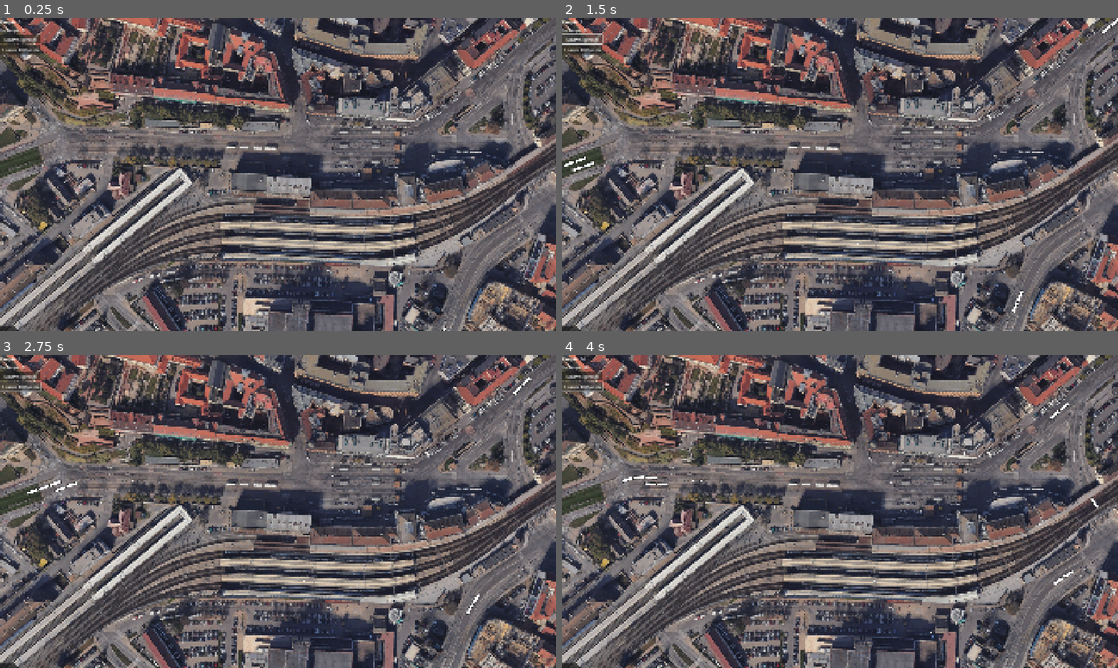
Above: before the commit, frames 1-4 (two rows, left to right).
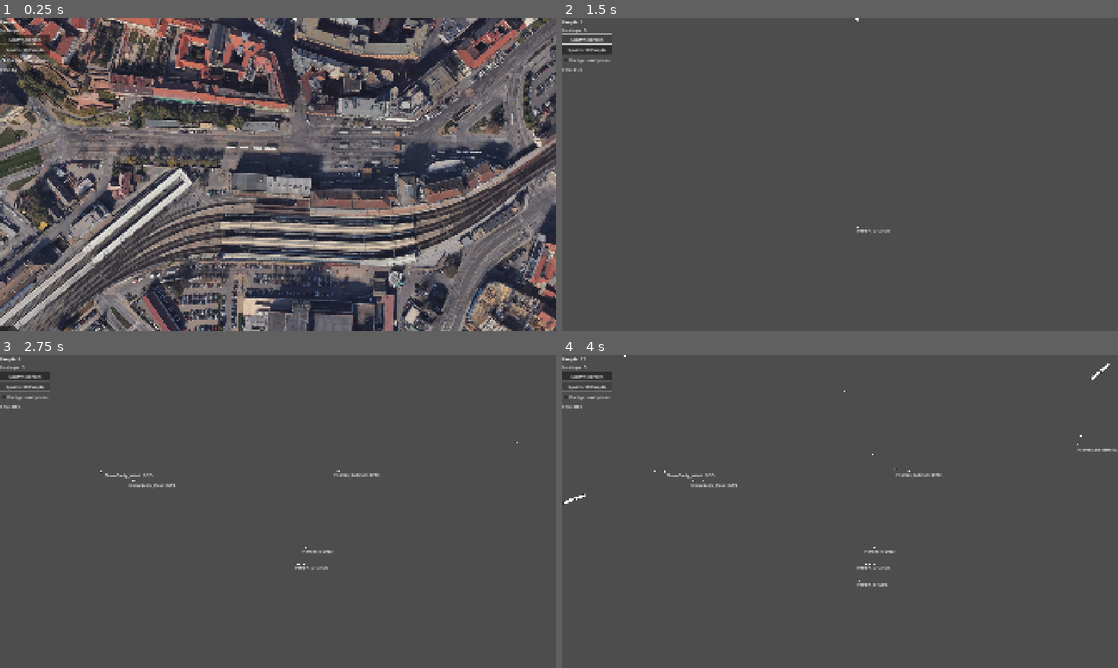
Above: after the commit, the same moments.

Repository: VojtaStruhar/hlavas
Game: Godot game, scene res://Scenes/main.tscn
Same seed, same stepped clock (60 frames per second), same inputs: the game is played once before the commit and once after it.
Inputs (mouse positions are in pixels of both pictures, inside the frame that each line leads up to):
- Up to frame 1 (0.25 s): no input
- Up to frame 2 (1.5 s): click (584, 58) at 0.5 s, where only the run after the commit has a clickable "Background photo"; click "Spawn person" at 1.25 s
- Up to frame 3 (2.75 s): click "Spawn 10 People" at 2 s
- Up to frame 4 (4 s): click "Spawn person" at 2.75 s; click "Spawn 10 People" at 3.5 s

The runs differ from the first frame. In frame 1, 0.3% of the frame differs, in the area x 0-81%, y 0-100%; in frame 2, 75%; in frame 3, 75%; in frame 4, 76%, in the area x 0-100%, y 0-100%.

Commit message:
Fixed trains taking people away

Diff:
--- a/Scenes/brnak.tscn
+++ b/Scenes/brnak.tscn
@@ -12,7 +12,6 @@
 [node name="NavigationAgent2D" type="NavigationAgent2D" parent="."]
 path_desired_distance = 15.0
 navigation_layers = 3
-avoidance_enabled = true
 radius = 8.0
 neighbor_distance = 20.0
 max_neighbors = 6
--- a/Scenes/main.tscn
+++ b/Scenes/main.tscn
@@ -15,32 +15,35 @@
 
 @onready var people_label: Label = $VBoxContainer/PeopleLabel
 @onready var people_inside_label: Label = $VBoxContainer/PeopleInsideLabel
+@onready var fps_label: Label = $VBoxContainer/FPSLabel
 
 const BRNAK = preload(\"res://Scenes/brnak.tscn\")
-
-var people_count = 0
 
 func _process(delta: float) -> void:
 	people_label.text = \"People: \" + str(Stats.people_outside)
 	people_inside_label.text = \"In shops: \" + str(Stats.people_inside)
+	fps_label.text = \"FPS: \" + str(Engine.get_frames_per_second())
 
 func _on_spawn_person_pressed() -> void:
 	var place = PlacesManager.get_random()
 
 	if place is PointOfInterest:
 		place.people_inside += 1
-		people_count += 1
+		Stats.people_inside += 1
 	elif place is WaitingArea:
 		var b = BRNAK.instantiate()
 		get_tree().current_scene.add_child(b)
 		b.global_position = place.global_position
-		people_count += 1
 	else:
 		push_error(\"FAILED TO SPAWN PERSON AT: \" + str(place))
 
 func _on_spawn_10_people_pressed() -> void:
 	for i in range(10):
 		_on_spawn_person_pressed()
+
+
+func _on_background_check_box_toggled(toggled_on: bool) -> void:
+	$\"../UnderlyingPhoto\".visible = toggled_on
 "
 
 [sub_resource type="NavigationPolygon" id="NavigationPolygon_gwhlx"]
@@ -269,6 +272,30 @@
 }
 point_count = 8
 
+[sub_resource type="RectangleShape2D" id="RectangleShape2D_k12tt"]
+size = Vector2(46.4385, 404.077)
+
+[sub_resource type="RectangleShape2D" id="RectangleShape2D_h1bgf"]
+size = Vector2(156.945, 694.099)
+
+[sub_resource type="Curve2D" id="Curve2D_6iyac"]
+_data = {
+"points": PackedVector2Array(0, 0, 0, 0, 2249, 200, 49.7794, -29.282, -49.7794, 29.282, 1712, 581, 57.0999, -12.4449, -57.0999, 12.4449, 1545, 657, 37.2727, -0.909091, -37.2727, 0.909091, 1344, 694, 90.4545, 2.27273, -90.4545, -2.27273, 807, 680, 50.9091, -19.0909, -50.9091, 19.0909, 621, 712, 33.6364, -23.1818, -33.6364, 23.1818, 461, 799, 0, 0, 0, 0, -150, 1271)
+}
+point_count = 8
+
+[sub_resource type="Curve2D" id="Curve2D_fdnlq"]
+_data = {
+"points": PackedVector2Array(0, 0, 0, 0, -94, 1262, -35.75, 24.2, 35.75, -24.2, 377, 897, -45.1, 24.2, 45.1, -24.2, 517, 807, -56.1, 12.1, 56.1, -12.1, 698, 745, -52.25, -1.65, 52.25, 1.65, 840, 733, -36.3, -1.65, 36.3, 1.65, 1284, 754, -56.65, 17.05, 56.65, -17.05, 1451, 728, -37.95, 19.8, 37.95, -19.8, 1614, 666, -26.95, 18.15, 26.95, -18.15, 1722, 605, -31.9, 24.75, 31.9, -24.75, 1820, 535, -63.8, 35.2, 63.8, -35.2, 2077, 366, 0, 0, 0, 0, 2250, 288)
+}
+point_count = 12
+
+[sub_resource type="Curve2D" id="Curve2D_jkdf5"]
+_data = {
+"points": PackedVector2Array(182.945, -72.8775, -182.945, 72.8775, 2357, 178, 59.7295, -43.9519, -59.7295, 43.9519, 2038.47, 351.978, 49.7794, -29.282, -49.7794, 29.282, 1712, 581, 57.0999, -12.4449, -57.0999, 12.4449, 1542, 664, 37.2727, -0.909091, -37.2727, 0.909091, 1344, 698, 90.8302, -5.61608, -90.8302, 5.61608, 814, 677, 50.9091, -19.0909, -50.9091, 19.0909, 594, 733, 33.6364, -23.1818, -33.6364, 23.1818, 417, 829, 0, 0, 0, 0, -15, 1176)
+}
+point_count = 9
+
 [node name="Main" type="Node2D"]
 
 [node name="CanvasLayer" type="CanvasLayer" parent="."]
@@ -291,6 +318,14 @@
 [node name="Spawn10People" type="Button" parent="CanvasLayer/VBoxContainer"]
 layout_mode = 2
 text = "Spawn 10 People"
+
+[node name="BackgroundCheckBox" type="CheckBox" parent="CanvasLayer/VBoxContainer"]
+layout_mode = 2
+button_pressed = true
+text = "Background photo"
+
+[node name="FPSLabel" type="Label" parent="CanvasLayer/VBoxContainer"]
+layout_mode = 2
 
 [node name="UnderlyingPhoto" type="Node2D" parent="."]
 metadata/_edit_group_ = true
@@ -996,7 +1031,7 @@
 
 [node name="Peron_1" parent="." instance=ExtResource("6_6bp64")]
 position = Vector2(1043, 663)
-release_time = 30.0
+capacity = 80
 
 [node name="CollisionShape2D" type="CollisionShape2D" parent="Peron_1"]
 rotation = 0.0501757
@@ -1004,7 +1039,8 @@
 
 [node name="Peron_2" parent="." instance=ExtResource("6_6bp64")]
 position = Vector2(1018, 720)
-release_time = 30.0
+release_time = 20.0
+capacity = 100
 
 [node name="CollisionShape2D" type="CollisionShape2D" parent="Peron_2"]
 rotation = 0.0501757
@@ -1012,7 +1048,8 @@
 
 [node name="Peron_3" parent="." instance=ExtResource("6_6bp64")]
 position = Vector2(1017, 778)
-release_time = 30.0
+release_time = 20.0
+capacity = 50
 
 [node name="CollisionShape2D" type="CollisionShape2D" parent="Peron_3"]
 rotation = 0.0501757
@@ -1020,7 +1057,9 @@
 
 [node name="Peron_5" parent="." instance=ExtResource("6_6bp64")]
 position = Vector2(452, 665)
-release_time = 30.0
+weight = 5
+release_time = 10.0
+capacity = 10
 
 [node name="CollisionShape2D" type="CollisionShape2D" parent="Peron_5"]
 position = Vector2(2, 2)
@@ -1029,7 +1068,9 @@
 
 [node name="Peron_6" parent="." instance=ExtResource("6_6bp64")]
 position = Vector2(490, 698)
-release_time = 30.0
+weight = 5
+release_time = 10.0
+capacity = 10
 
 [node name="CollisionShape2D" type="CollisionShape2D" parent="Peron_6"]
 rotation = -0.706387
@@ -1037,6 +1078,7 @@
 
 [node name="Park" parent="." instance=ExtResource("6_6bp64")]
 position = Vector2(363, 92)
+release_time = 10.0
 capacity = 20
 
 [node name="CollisionShape2D" type="CollisionShape2D" parent="Park"]
@@ -1170,7 +1212,7 @@
 [node name="T1" parent="T1_Hybesova-Malinak" instance=ExtResource("7_344ge")]
 position = Vector2(-89, 543)
 rotation = -0.346992
-wait_seconds = 7
+wait_seconds = 5
 MAX_SPEED = 10
 
 [node name="Wagon" parent="T1_Hybesova-Malinak" node_paths=PackedStringArray("locomotive") instance=ExtResource("8_ynf5e")]
@@ -1236,5 +1278,239 @@
 wait_seconds = 15
 initial_people = 10
 
+[node name="SlowDown2" parent="." instance=ExtResource("7_6bp64")]
+visible = false
+slow_speed = 3.0
+
+[node name="NastupisteBokem" type="CollisionShape2D" parent="SlowDown2"]
+position = Vector2(467.739, 692.858)
+rotation = 0.858698
+shape = SubResource("RectangleShape2D_k12tt")
+
+[node name="HLN" type="CollisionShape2D" parent="SlowDown2"]
+position = Vector2(1042.5, 750)
+rotation = 1.60124
+shape = SubResource("RectangleShape2D_h1bgf")
+
+[node name="Station_Nadr1" type="Node2D" parent="." node_paths=PackedStringArray("waiting_area")]
+position = Vector2(886, 681)
+script = ExtResource("8_344ge")
+waiting_area = NodePath("../Peron_1")
+get_in_ratio = 0.9
+get_out_ratio = 0.9
+
+[node name="TrainChecker" type="Area2D" parent="Station_Nadr1"]
+collision_layer = 0
+collision_mask = 4
+
+[node name="CollisionShape2D" type="CollisionShape2D" parent="Station_Nadr1/TrainChecker"]
+shape = SubResource("RectangleShape2D_hptm8")
+
+[node name="ExitDoor" parent="Station_Nadr1" instance=ExtResource("5_kry3j")]
+position = Vector2(4, -22)
+
+[node name="ExitDoor2" parent="Station_Nadr1" instance=ExtResource("5_kry3j")]
+position = Vector2(32, -20)
+
+[node name="ExitDoor3" parent="Station_Nadr1" instance=ExtResource("5_kry3j")]
+position = Vector2(68, -19)
+
+[node name="ExitDoor4" parent="Station_Nadr1" instance=ExtResource("5_kry3j")]
+position = Vector2(83, -18)
+
+[node name="ExitDoor5" parent="Station_Nadr1" instance=ExtResource("5_kry3j")]
+position = Vector2(114, -16)
+
+[node name="ExitDoor6" parent="Station_Nadr1" instance=ExtResource("5_kry3j")]
+position = Vector2(139, -14)
+
+[node name="ExitDoor7" parent="Station_Nadr1" instance=ExtResource("5_kry3j")]
+position = Vector2(179, -12)
+
+[node name="ExitDoor8" parent="Station_Nadr1" instance=ExtResource("5_kry3j")]
+position = Vector2(209, -12)
+
+[node name="ExitDoor9" parent="Station_Nadr1" instance=ExtResource("5_kry3j")]
+position = Vector2(244, -11)
+
+[node name="ExitDoor10" parent="Station_Nadr1" instance=ExtResource("5_kry3j")]
+position = Vector2(271, -10)
+
+[node name="Nadr1" type="Path2D" parent="."]
+position = Vector2(1, 0)
+curve = SubResource("Curve2D_6iyac")
+
+[node name="Vlak" parent="Nadr1" instance=ExtResource("7_344ge")]
+position = Vector2(2249, 200)
+rotation = 2.52452
+wait_seconds = 20
+initial_people = 10
+MAX_SPEED = 8
+
+[node name="Wagon" parent="Nadr1" node_paths=PackedStringArray("locomotive") instance=ExtResource("8_ynf5e")]
+position = Vector2(2249, 200)
+rotation = 2.52452
+locomotive = NodePath("../Vlak")
+
+[node name="Wagon2" parent="Nadr1" node_paths=PackedStringArray("locomotive") instance=ExtResource("8_ynf5e")]
+position = Vector2(2249, 200)
+rotation = 2.52452
+locomotive = NodePath("../Vlak")
+
+[node name="Wagon3" parent="Nadr1" node_paths=PackedStringArray("locomotive") instance=ExtResource("8_ynf5e")]
+position = Vector2(2249, 200)
+rotation = 2.52452
+locomotive = NodePath("../Vlak")
+
+[node name="Wagon4" parent="Nadr1" node_paths=PackedStringArray("locomotive") instance=ExtResource("8_ynf5e")]
+position = Vector2(2249, 200)
+rotation = 2.52452
+locomotive = NodePath("../Vlak")
+
+[node name="Station_Nadr2" type="Node2D" parent="." node_paths=PackedStringArray("waiting_area")]
+position = Vector2(1205, 751)
+script = ExtResource("8_344ge")
+waiting_area = NodePath("../Peron_2")
+get_in_ratio = 0.9
+get_out_ratio = 0.9
+
+[node name="TrainChecker" type="Area2D" parent="Station_Nadr2"]
+collision_layer = 0
+collision_mask = 4
+
+[node name="CollisionShape2D" type="CollisionShape2D" parent="Station_Nadr2/TrainChecker"]
+shape = SubResource("RectangleShape2D_hptm8")
+
+[node name="ExitDoor" parent="Station_Nadr2" instance=ExtResource("5_kry3j")]
+position = Vector2(-312, -36)
+
+[node name="ExitDoor2" parent="Station_Nadr2" instance=ExtResource("5_kry3j")]
+position = Vector2(-284, -34)
+
+[node name="ExitDoor3" parent="Station_Nadr2" instance=ExtResource("5_kry3j")]
+position = Vector2(-248, -33)
+
+[node name="ExitDoor4" parent="Station_Nadr2" instance=ExtResource("5_kry3j")]
+position = Vector2(-233, -32)
+
+[node name="ExitDoor5" parent="Station_Nadr2" instance=ExtResource("5_kry3j")]
+position = Vector2(-202, -30)
+
+[node name="ExitDoor6" parent="Station_Nadr2" instance=ExtResource("5_kry3j")]
+position = Vector2(-177, -28)
+
+[node name="ExitDoor7" parent="Station_Nadr2" instance=ExtResource("5_kry3j")]
+position = Vector2(-137, -26)
+
+[node name="ExitDoor8" parent="Station_Nadr2" instance=ExtResource("5_kry3j")]
+position = Vector2(-107, -26)
+
+[node name="ExitDoor9" parent="Station_Nadr2" instance=ExtResource("5_kry3j")]
+position = Vector2(-72, -25)
+
+[node name="ExitDoor10" parent="Station_Nadr2" instance=ExtResource("5_kry3j")]
+position = Vector2(-45, -24)
+
+[node name="Nadr2" type="Path2D" parent="."]
+curve = SubResource("Curve2D_fdnlq")
+
+[node name="Vlak2" parent="Nadr2" instance=ExtResource("7_344ge")]
+position = Vector2(-94, 1262)
+rotation = -0.659277
+wait_seconds = 25
+initial_people = 10
+MAX_SPEED = 9
+
+[node name="Wagon" parent="Nadr2" node_paths=PackedStringArray("locomotive") instance=ExtResource("8_ynf5e")]
+position = Vector2(-94, 1262)
+rotation = -0.659277
+locomotive = NodePath("../Vlak2")
+
+[node name="Wagon2" parent="Nadr2" node_paths=PackedStringArray("locomotive") instance=ExtResource("8_ynf5e")]
+position = Vector2(-94, 1262)
+rotation = -0.659277
+locomotive = NodePath("../Vlak2")
+
+[node name="Wagon3" parent="Nadr2" node_paths=PackedStringArray("locomotive") instance=ExtResource("8_ynf5e")]
+position = Vector2(-94, 1262)
+rotation = -0.659277
+locomotive = NodePath("../Vlak2")
+
+[node name="Wagon4" parent="Nadr2" node_paths=PackedStringArray("locomotive") instance=ExtResource("8_ynf5e")]
+position = Vector2(-94, 1262)
+rotation = -0.659277
+locomotive = NodePath("../Vlak2")
+
+[node name="Wagon5" parent="Nadr2" node_paths=PackedStringArray("locomotive") instance=ExtResource("8_ynf5e")]
+position = Vector2(-94, 1262)
+rotation = -0.659277
+locomotive = NodePath("../Vlak2")
+
+[node name="Station_Nadr3" type="Node2D" parent="." node_paths=PackedStringArray("waiting_area")]
+position = Vector2(904, 795)
+script = ExtResource("8_344ge")
+waiting_area = NodePath("../Peron_3")
+get_in_ratio = 0.9
+get_out_ratio = 0.9
+
+[node name="TrainChecker" type="Area2D" parent="Station_Nadr3"]
+collision_layer = 0
+collision_mask = 4
+
+[node name="CollisionShape2D" type="CollisionShape2D" parent="Station_Nadr3/TrainChecker"]
+shape = SubResource("RectangleShape2D_hptm8")
+
+[node name="ExitDoor" parent="Station_Nadr3" instance=ExtResource("5_kry3j")]
+position = Vector2(-3, -23)
+
+[node name="ExitDoor2" parent="Station_Nadr3" instance=ExtResource("5_kry3j")]
+position = Vector2(25, -21)
+
+[node name="ExitDoor3" parent="Station_Nadr3" instance=ExtResource("5_kry3j")]
+position = Vector2(61, -20)
+
+[node name="ExitDoor4" parent="Station_Nadr3" instance=ExtResource("5_kry3j")]
+position = Vector2(76, -19)
+
+[node name="ExitDoor5" parent="Station_Nadr3" instance=ExtResource("5_kry3j")]
+position = Vector2(107, -17)
+
+[node name="ExitDoor6" parent="Station_Nadr3" instance=ExtResource("5_kry3j")]
+position = Vector2(132, -15)
+
+[node name="ExitDoor7" parent="Station_Nadr3" instance=ExtResource("5_kry3j")]
+position = Vector2(172, -13)
+
+[node name="ExitDoor8" parent="Station_Nadr3" instance=ExtResource("5_kry3j")]
+position = Vector2(202, -13)
+
+[node name="ExitDoor9" parent="Station_Nadr3" instance=ExtResource("5_kry3j")]
+position = Vector2(237, -12)
+
+[node name="ExitDoor10" parent="Station_Nadr3" instance=ExtResource("5_kry3j")]
+position = Vector2(264, -11)
+
+[node name="Nadr3" type="Path2D" parent="."]
+position = Vector2(-86, 116)
+curve = SubResource("Curve2D_jkdf5")
+
+[node name="Vlak3" parent="Nadr3" instance=ExtResource("7_344ge")]
+position = Vector2(2357, 178)
+rotation = 2.7625
+wait_seconds = 15
+initial_people = 5
+MAX_SPEED = 11
+
+[node name="Wagon" parent="Nadr3" node_paths=PackedStringArray("locomotive") instance=ExtResource("8_ynf5e")]
+position = Vector2(2357, 178)
+rotation = 2.7625
+locomotive = NodePath("../Vlak3")
+
+[node name="Wagon2" parent="Nadr3" node_paths=PackedStringArray("locomotive") instance=ExtResource("8_ynf5e")]
+position = Vector2(2357, 178)
+rotation = 2.7625
+locomotive = NodePath("../Vlak3")
+
 [connection signal="pressed" from="CanvasLayer/VBoxContainer/SpawnPerson" to="CanvasLayer" method="_on_spawn_person_pressed"]
 [connection signal="pressed" from="CanvasLayer/VBoxContainer/Spawn10People" to="CanvasLayer" method="_on_spawn_10_people_pressed"]
+[connection signal="toggled" from="CanvasLayer/VBoxContainer/BackgroundCheckBox" to="CanvasLayer" method="_on_background_check_box_toggled"]
--- a/Scenes/waiting_area.tscn
+++ b/Scenes/waiting_area.tscn
@@ -8,3 +8,7 @@
 [node name="ReleaseTimer" type="Timer" parent="."]
 wait_time = 15.0
 autostart = true
+
+[node name="Label" type="Label" parent="."]
+offset_right = 40.0
+offset_bottom = 23.0
--- a/Scripts/point_of_interest.gd
+++ b/Scripts/point_of_interest.gd
@@ -3,6 +3,7 @@
 
 @export var weight: int = 10
 @export var release_period: float = 3
+@export var capacity: int = 20
 
 @onready var release_timer: Timer = $ReleaseTimer
 
@@ -34,6 +35,9 @@
 			people_inside += 1
 			Stats.people_inside += 1
 
+	if people_inside > capacity:
+		release_person()
+
 func release_person() -> void:
 	if people_inside == 0:
 		return
--- a/Scripts/station.gd
+++ b/Scripts/station.gd
@@ -36,11 +36,14 @@
 			get_tree().current_scene.add_child.call_deferred(b)
 			b.global_position = exit.global_position
 			train.people_inside -= 1
-			await get_tree().create_timer(0.4).timeout
+			await get_tree().create_timer(0.3).timeout
 
 		await get_tree().create_timer(1).timeout
 
-		while waiting_area.waiting_people.size() > arrive_people_waiting * get_in_ratio:
+
+		for i in range(ceil(arrive_people_waiting * get_in_ratio)):
+			if waiting_area.waiting_people.size() == 0:
+				break
 			var p = waiting_area.waiting_people.pop_front()
 			if not is_instance_valid(p):
 				continue
@@ -51,6 +54,4 @@
 
 		await get_tree().create_timer(1).timeout
 		train.current_speed = arrive_speed
-
-func on_train_stationed(train) -> void:
-	pass
+		print(name, ": took away ", arrive_people_waiting - waiting_area.waiting_people.size(), " people")
--- a/Scripts/train.gd
+++ b/Scripts/train.gd
@@ -10,8 +10,10 @@
 var current_speed = 0
 var number_of_wagons = 0
 
+
 func _ready() -> void:
-	setup()
+	# Wait for a little bit before starting
+	get_tree().create_timer(wait_seconds/2.0).timeout.connect(setup)
 
 func setup() -> void:
 	progress_ratio = 0
@@ -20,11 +22,10 @@
 
 func _process(delta: float) -> void:
 	progress += get_speed() * delta
-
 	if progress_ratio >= 1:
 		current_speed = 0
 		progress_ratio = 0
-		get_tree().create_timer(wait_seconds).timeout.connect(setup)
+		get_tree().create_timer(wait_seconds + randf()).timeout.connect(setup)
 
 
 func get_speed() -> float:
@@ -41,4 +42,5 @@
 func _on_area_2d_area_exited(area: Area2D) -> void:
 	if area is SlowDownArea:
 		var t = create_tween()
-		t.tween_property(self, "current_speed", MAX_SPEED, 2.0)
+		# speed up slower when you have wagons
+		t.tween_property(self, "current_speed", MAX_SPEED, number_of_wagons +  1)
--- a/Scripts/waiting_area.gd
+++ b/Scripts/waiting_area.gd
@@ -6,6 +6,7 @@
 @export var capacity: int = 30
 
 @onready var release_timer: Timer = $ReleaseTimer
+@onready var label: Label = $Label
 
 var waiting_people: Array[Brnak] = []
 var waiting_collider: CollisionShape2D
@@ -32,6 +33,7 @@
 func on_area_entered(area: Area2D) -> void:
 	var potential_brnak = area.get_parent()
 	if potential_brnak is Brnak:
+		label.text = name + ": " + str(waiting_people.size()) + "/" + str(capacity)
 		var b = potential_brnak as Brnak
 		if b.goal == self:
 			store_person(b)
@@ -44,10 +46,7 @@
 	var within_rect = (offset * waiting_rect.size).rotated(waiting_collider.rotation)
 	b.agent.target_position = waiting_collider.global_position + within_rect
 
-	b.modulate = Color.CYAN
-
 	if waiting_people.size() >= capacity:
-		print(name, " full capacity, releasing")
 		release_person()
 
 func release_person() -> void:
@@ -63,12 +62,12 @@
 
 	person.goal = goal
 	person.start()
-	person.modulate = Color.WHITE
 
 func on_release_timeouot() -> void:
 	var ppl_before = waiting_people.size()
 	waiting_people = waiting_people.filter(is_instance_valid)
 	var ppl_after = waiting_people.size()
+
 	if ppl_after < ppl_before:
 		print("[Cleanup] ", name, " ", ppl_before - ppl_after, " invalid instances")
 
Not shown: 1 places in Scenes/main.tscn that only renumber resources
